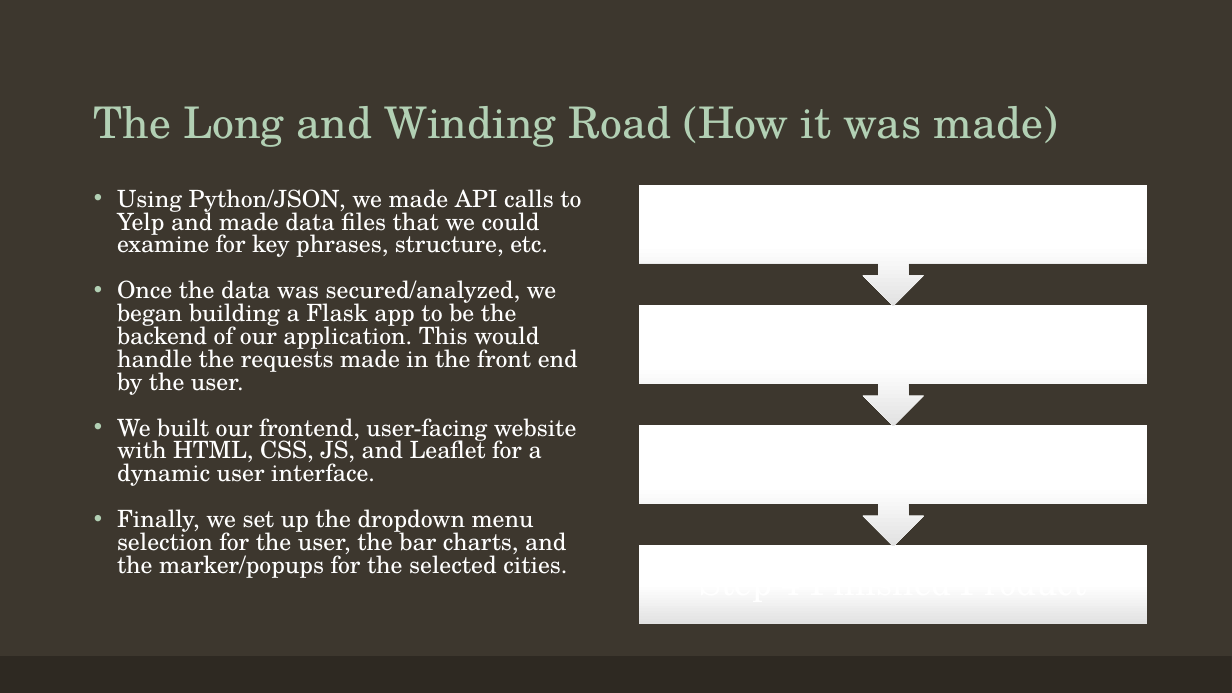
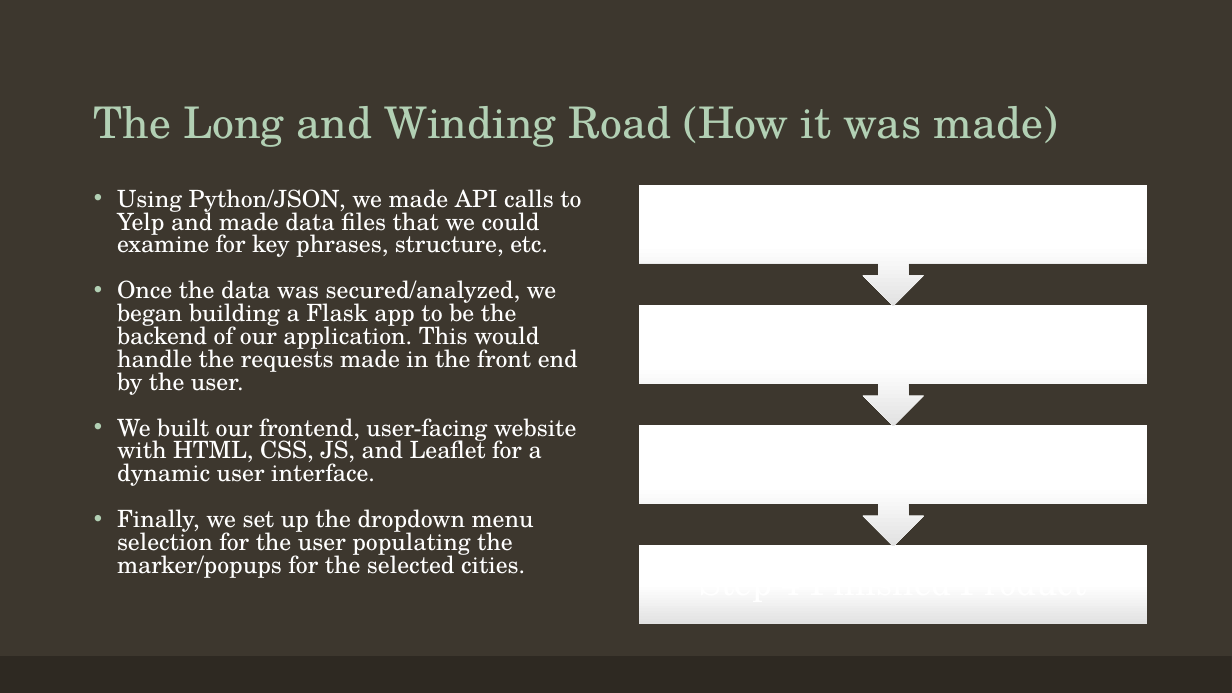
Before and after one commit to hannahdoby/project-3, a slide deck: slide 4 of YelpForTravelHelp.pptx. Drawn at 1232x693 pixels with LibreOffice and Linux fonts; fonts in the diff are those of the drawing. Boxes give left, top, right and bottom in pixels: in the first picture for what was removed or moved away, otherwise in the second. Text is boxed around its words. In the diff, an @@ line names an element or a change of style, - is before the commit and + after.

Commit message:
Updated PPT

```diff
--- a/YelpForTravelHelp.pptx
+++ b/YelpForTravelHelp.pptx
@@ text at [117,509,534,578]: text changed @@
-• Finally, we set up the dropdown menu selection for the user, the bar charts, and the marker/popups for the selected cities.
+• Finally, we set up the dropdown menu selection for the user populating the marker/popups for the selected cities.
```
Also in this commit, not shown: 1 other slide changed.
